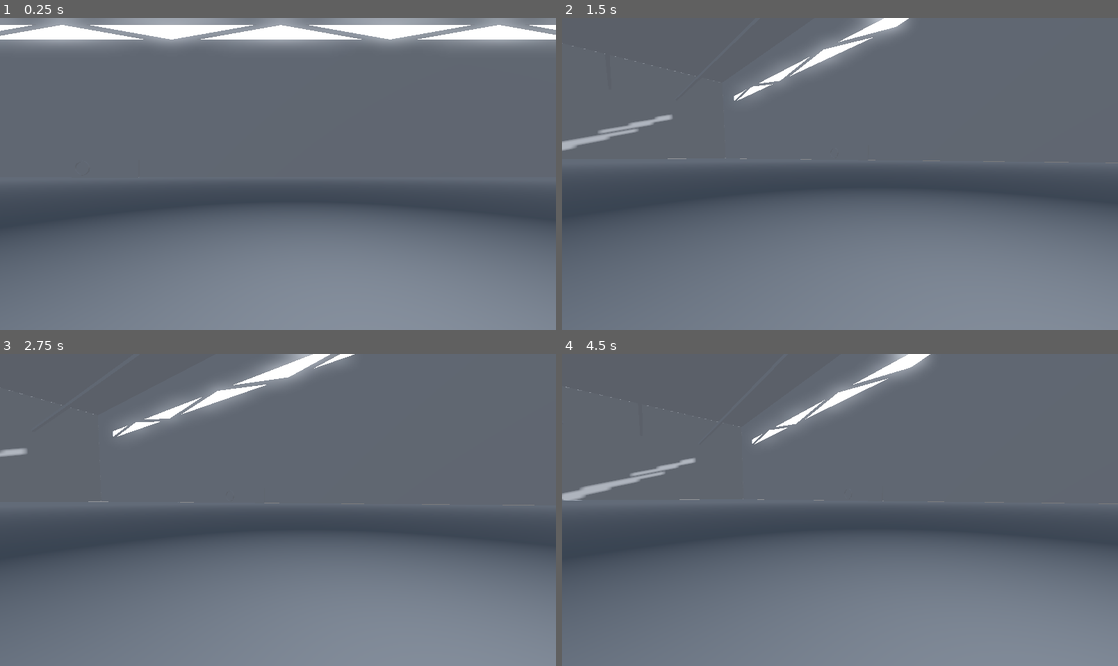
Above: before the commit, frames 1-4 (two rows, left to right).
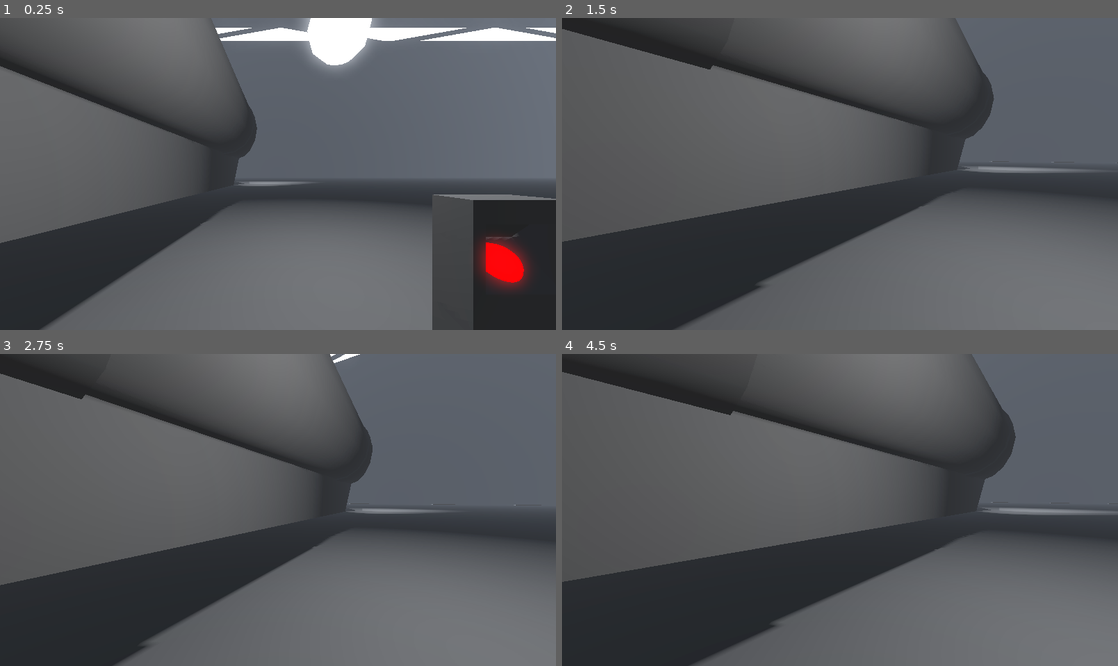
Above: after the commit, the same moments.

Repository: NNRVINTAGE/_state-dormant
Game: Godot game, scene res://Scene/world.tscn
The game is run twice, just before and just after one commit, with the same random seed, the same clock (stepped at 60 frames per second) and the same inputs.
Inputs (mouse positions are in pixels of both pictures, inside the frame that each line leads up to):
- Up to frame 1 (0.25 s): no input
- Up to frame 2 (1.5 s): tap Enter (ui_accept) at 0.5, 0.77, 1.25 s; move the mouse to (962, 158) at 0.52 s; hold Right (ui_right) 0.53-1.28 s; tap Shift (sprint) at 0.6, 1.35 s; click (962, 158) at 0.67 s; move the mouse to (812, 174) at 1.27 s; hold Up (ui_up) from 1.28 s (still down)
- Up to frame 3 (2.75 s): keep holding Up (ui_up); tap Enter (ui_accept) at 1.52, 2 s; move the mouse to (289, 503) at 2.02 s; tap Shift (sprint) at 2.1 s
- Up to frame 4 (4.5 s): keep holding Up (ui_up); tap Enter (ui_accept) at 2.75, 3.02, 3.5, 3.77, 4.25 s; move the mouse to (834, 516) at 2.77 s; tap Shift (sprint) at 2.85, 3.6, 4.35 s; click (834, 516) at 2.92 s; move the mouse to (878, 513) at 3.52 s; move the mouse to (795, 506) at 4.27 s

The runs differ from the first frame. In frame 1, 53% of the frame differs, in the area x 0-100%, y 0-100%; in frame 2, 53%; in frame 3, 50%; in frame 4, 54%.

Commit message:
update/testing
adding the new model for testing script and function made

Diff:
--- a/Scene/world.tscn
+++ b/Scene/world.tscn
@@ -1,8 +1,12 @@
-[gd_scene load_steps=10 format=4 uid="uid://bx2e30kt505xn"]
+[gd_scene load_steps=16 format=4 uid="uid://bx2e30kt505xn"]
 
 [ext_resource type="Material" uid="uid://cisw4rns4uvqg" path="res://Asset/Buttons.tres" id="1_dlwip"]
-[ext_resource type="PackedScene" uid="uid://bs72ogkvdd7d6" path="res://Scene/controller/proto_controller.tscn" id="1_emx41"]
+[ext_resource type="PackedScene" uid="uid://bs72ogkvdd7d6" path="res://Scene/controller/Player.tscn" id="1_emx41"]
 [ext_resource type="Material" uid="uid://ewbccjadby2b" path="res://Asset/whitelight.tres" id="3_ejll3"]
+[ext_resource type="Script" uid="uid://ofsmfauyvayd" path="res://Script/Interact.gd" id="3_scul4"]
+[ext_resource type="Material" uid="uid://vuvcoc38v858" path="res://Asset/buttonsOk.tres" id="4_37axr"]
+[ext_resource type="Script" uid="uid://cu8gbsx4posi5" path="res://Script/MtrOvrd.gd" id="5_pcvp0"]
+[ext_resource type="PackedScene" uid="uid://dmvof1j18dfnd" path="res://Scene/AutoCarrier.tscn" id="7_ol2hl"]
 
 [sub_resource type="ProceduralSkyMaterial" id="ProceduralSkyMaterial_xtl80"]
 sky_horizon_color = Color(0.662243, 0.671743, 0.686743, 1)
@@ -13,18 +17,31 @@
 
 [sub_resource type="Environment" id="Environment_dlwip"]
 background_mode = 2
+background_energy_multiplier = 0.5
 sky = SubResource("Sky_emx41")
+ambient_light_color = Color(1, 1, 1, 1)
+ambient_light_sky_contribution = 0.95
 glow_enabled = true
 glow_intensity = 1.0
-glow_hdr_threshold = 0.8
+glow_blend_mode = 1
+glow_hdr_scale = 3.0
 fog_enabled = true
-fog_mode = 1
-fog_density = 0.4243
+fog_density = 0.005
 fog_sky_affect = 0.155
 fog_depth_curve = 0.517632
 
 [sub_resource type="PlaneMesh" id="PlaneMesh_ejll3"]
 size = Vector2(600, 10)
+
+[sub_resource type="SphereShape3D" id="SphereShape3D_ejll3"]
+radius = 0.226031
+
+[sub_resource type="SphereMesh" id="SphereMesh_scul4"]
+material = ExtResource("1_dlwip")
+radius = 0.169
+height = 0.338
+radial_segments = 32
+rings = 12
 
 [sub_resource type="ArrayMesh" id="ArrayMesh_ejll3"]
 _surfaces = [{
@@ -54,6 +71,7 @@
 transform = Transform3D(-0.866025, -0.183251, 0.465209, 0, 0.930418, 0.366501, -0.5, 0.317399, -0.805765, 0, 0, 0)
 shadow_enabled = true
 directional_shadow_split_1 = 0.05
+directional_shadow_blend_splits = true
 directional_shadow_fade_start = 1.0
 directional_shadow_max_distance = 650.0
 directional_shadow_pancake_size = 1024.0
@@ -61,8 +79,8 @@
 [node name="WorldEnvironment" type="WorldEnvironment" parent="."]
 environment = SubResource("Environment_dlwip")
 
-[node name="ProtoController" parent="." instance=ExtResource("1_emx41")]
-transform = Transform3D(1, 0, 0, 0, 1, 0, 0, 0, 1, 1.02248, -0.0631909, 0.355331)
+[node name="Player" parent="." instance=ExtResource("1_emx41")]
+transform = Transform3D(1, 0, 0, 0, 1, 0, 0, 0, 1, 1.02248, -0.0631909, 2.08829)
 base_speed = 8.0
 sprint_speed = 16.0
 input_left = "left"
@@ -72,7 +90,7 @@
 input_jump = "jumps"
 
 [node name="Ground" type="CSGBox3D" parent="."]
-transform = Transform3D(1, 0, 0, 0, 1, 0, 0, 0, 1, 0, -0.2, 0)
+transform = Transform3D(1.00669, 0, 0, 0, 1.00669, 0, 0, 0, 1.00669, 0, -0.2, 0)
 use_collision = true
 size = Vector3(600, 0.2, 200)
 
@@ -83,7 +101,7 @@
 
 [node name="Walls" type="CSGBox3D" parent="."]
 transform = Transform3D(1, 0, 0, 0, 1, 0, 0, 0, 1, 0, 50, -100)
-size = Vector3(600, 100, 1)
+size = Vector3(600, 100, 2)
 
 [node name="ventilats" type="CSGBox3D" parent="Walls"]
 transform = Transform3D(1, 0, 0, 0, 1, 0, 0, 0, 1, -0.161377, 21.3986, 0)
@@ -137,7 +155,7 @@
 
 [node name="Walls2" type="CSGBox3D" parent="."]
 transform = Transform3D(1, 0, 0, 0, 1, 0, 0, 0, 1, 0, 50, 100)
-size = Vector3(600, 100, 1)
+size = Vector3(600, 100, 2)
 
 [node name="ventilats" type="CSGBox3D" parent="Walls2"]
 transform = Transform3D(1, 0, 0, 0, 1, 0, 0, 0, 1, -0.161377, 21.3986, 0)
@@ -191,7 +209,6 @@
 
 [node name="Walls3" type="CSGBox3D" parent="."]
 transform = Transform3D(1, 0, 0, 0, 1, 0, 0, 0, 1, 299, 50, 0)
-visible = false
 size = Vector3(2, 100, 200)
 
 [node name="Walls4" type="CSGBox3D" parent="."]
@@ -208,15 +225,25 @@
 operation = 2
 size = Vector3(0.591431, 0.514027, 0.386475)
 
-[node name="Buttons" type="CSGSphere3D" parent="Control"]
+[node name="Buttons" type="StaticBody3D" parent="Control" node_paths=PackedStringArray("objmtr")]
 transform = Transform3D(1, 0, 0, 0, 0.761584, -0.648067, 0, 0.648067, 0.761584, 0, 0.209128, -0.00874853)
-material_override = ExtResource("1_dlwip")
-radius = 0.169494
-rings = 12
-material = ExtResource("1_dlwip")
+collision_layer = 5
+collision_mask = 5
+script = ExtResource("3_scul4")
+objmtr = NodePath("Buttons_Obj_A1")
+changed_material = ExtResource("4_37axr")
+
+[node name="CollisionShape3D" type="CollisionShape3D" parent="Control/Buttons"]
+shape = SubResource("SphereShape3D_ejll3")
+
+[node name="Buttons_Obj_A1" type="MeshInstance3D" parent="Control/Buttons"]
+transform = Transform3D(1, 0, 0, 0, 1, 2.98023e-08, 0, -2.98023e-08, 1, 0, 0, 0)
+mesh = SubResource("SphereMesh_scul4")
+skeleton = NodePath("../../..")
+script = ExtResource("5_pcvp0")
 
 [node name="RRSO" type="CSGBox3D" parent="."]
-transform = Transform3D(1, 0, 0, 0, 1, 0, 0, 0, 1, -83.1898, 4.2431, -98.9858)
+transform = Transform3D(1, 0, 0, 0, 1, 0, 0, 0, 1, -83.1898, 4.2431, -98.5858)
 use_collision = true
 size = Vector3(32.4579, 8.72783, 1.08789)
 
@@ -243,6 +270,8 @@
 transform = Transform3D(1, 0, 0, 0, 1, 0, 0, 0, 1, 0, 0.0323007, 0)
 shadow_enabled = true
 shadow_normal_bias = 0.3
+distance_fade_enabled = true
+distance_fade_begin = 80.0
 omni_range = 12.7371
 
 [node name="Cel_Struct" type="CSGBox3D" parent="."]
@@ -318,3 +347,6 @@
 transform = Transform3D(0.877015, -2.63771e-08, -0.480453, 1.5626e-08, 0.999994, -2.63765e-08, 0.48045, 1.56253e-08, 0.87702, 0, 6.31629e-08, 1.445)
 operation = 2
 size = Vector3(0.3, 1.1, 1)
+
+[node name="AutoCarrier" parent="." instance=ExtResource("7_ol2hl")]
+transform = Transform3D(1, 0, 0, 0, 1, 0, 0, 0, 1, -8.4, 1, 1.8)
